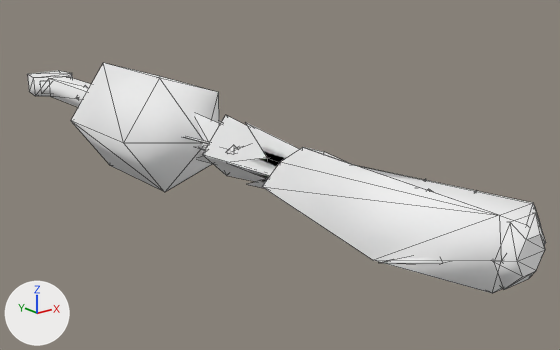
The glTF model docs/models/weapons/w14/094.glb: old version first, new version second.
Camera for both pictures: a 50 mm camera at (-1.648, -3.274, 0.79) aimed at (0.233, -0.923, -0.151). The axes (+X, +Y, +Z) are drawn at lower left. The lights are the same throughout. The first picture is the older version. Mesh edges are drawn as thin lines. Vertices at exactly the same position are counted once.

In view in the first picture: 'Group[100]', 'Group[1]', 'Group[24]', 'Group[4]' and 2 more.
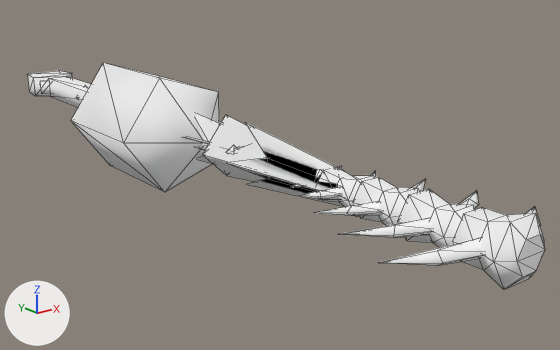
Location of each change, [x1, y1, x2, y2] in pixels of the pictures (560 x 350 px):
'Group[4]', reshaped (11% narrower, 14% shorter)
    before: [262, 147, 546, 293]
    after: [292, 165, 545, 290]
part 1 of me_group_4, deleted
    before: [262, 147, 546, 293]
'Group[1]', unchanged, uncovered by the edit
    before: [228, 123, 299, 188]
    after: [228, 123, 355, 206]

The change in detail:
me_group_4 is used by ob_group_4; location (0.0, 0.0, 0.0).
me_group_4 had 203 vertices, 322 faces and spanned x -0.338..0.347, y -2.241..-1.313, z -0.107..0.11.
me_group_4 no longer uses material mat_xfb__e0_m00_gaxe094_env (white #ffffff).
me_group_4 now has 185 vertices, 290 faces and spans x -0.335..0.335, y -2.241..-1.313, z -0.093..0.093.
me_group_4 part 1: the loose piece of 18 vertices spanning x -0.338..0.347, y -2.218..-1.334, z -0.107..0.11 is deleted.
